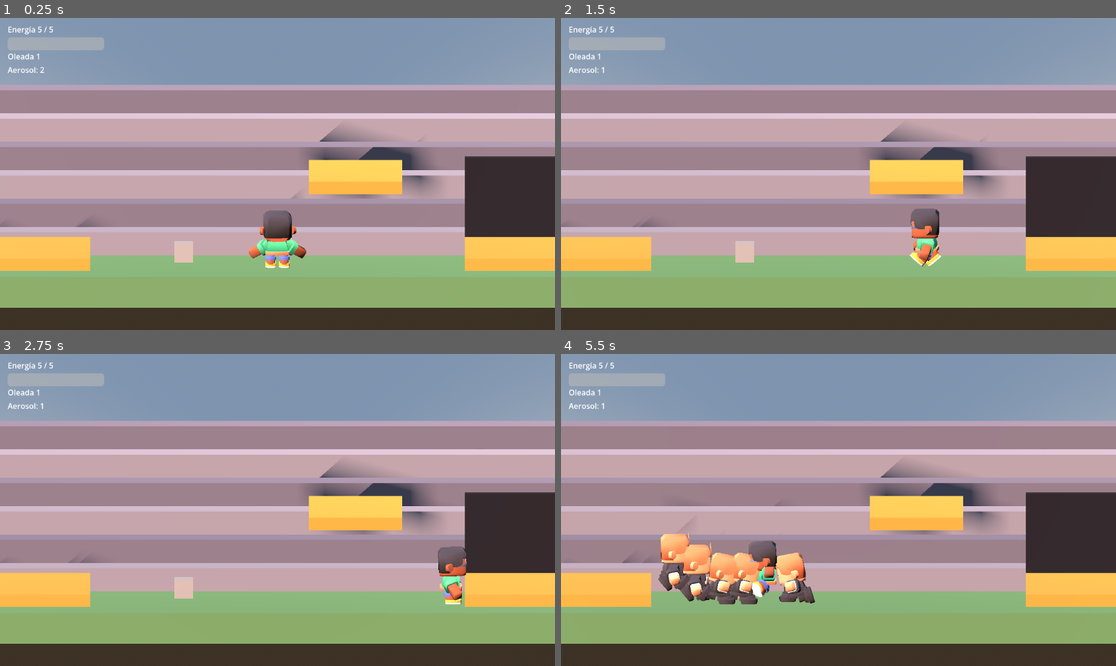
Above: before the commit, frames 1-4 (two rows, left to right).
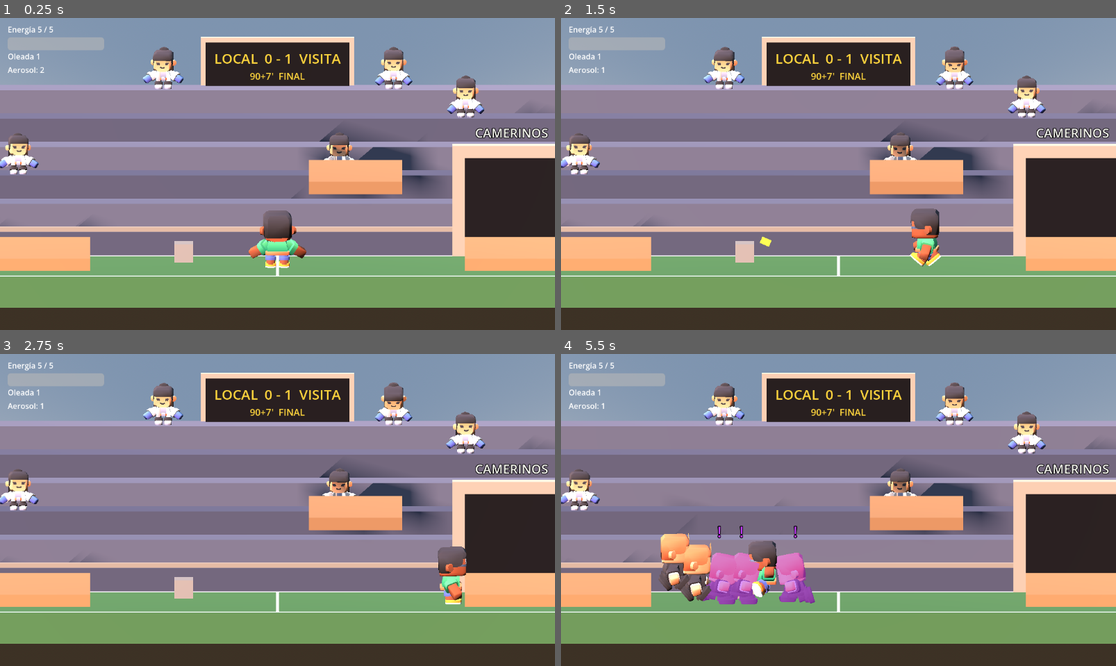
Above: after the commit, the same moments.

Repository: allan-gomez-creator/Barrasbalas
Game: Godot game, scene res://main.tscn
Same seed, same stepped clock (60 frames per second), same inputs: the game is played once before the commit and once after it.
Inputs (mouse positions are in pixels of both pictures, inside the frame that each line leads up to):
- Up to frame 1 (0.25 s): no input
- Up to frame 2 (1.5 s): tap Enter at 0.5 s; move the mouse to (960, 158) at 0.52 s; hold D (move_right) 0.53-1.28 s; right-click (960, 158) at 0.6 s; tap Space (saltar) at 0.77 s; move the mouse to (727, 189) at 1.27 s; hold A (move_left) from 1.28 s (still down); click (727, 189) at 1.35 s
- Up to frame 3 (2.75 s): tap Space (saltar) at 1.52 s; move the mouse to (333, 441) at 2.02 s; release A (move_left) at 2.03 s; hold D (move_right) from 2.03 s (still down); tap Shift (esquivar) at 2.1 s
- Up to frame 4 (5.5 s): move the mouse to (810, 572) at 2.77 s; release D (move_right) at 2.78 s; hold W (move_up) 2.78-3.53 s; tap R (hacer_ruido) at 2.85 s; tap Space (saltar) at 3.02, 3.77, 4.52 s; move the mouse to (1005, 556) at 3.52 s; hold A (move_left) from 3.53 s (still down); tap E (interactuar) at 3.6 s; move the mouse to (672, 463) at 4.27 s; tap Q (rodar) at 4.35 s; move the mouse to (866, 510) at 5.02 s; tap T at 5.1 s

The runs differ from the first frame. In frame 1, 37% of the frame differs, in the area x 0-100%, y 6-93%; in frame 2, 36%; in frame 3, 38%; in frame 4, 37%.

Commit message:
Avance 3 - escenario decente

Diff:
--- a/apuntar.gd
+++ b/apuntar.gd
@@ -9,6 +9,7 @@
 
 var origen = Vector3.ZERO	# de dónde sale el rayo
 var espera = 0.0
+var hacia = Vector3.ZERO	# hasta dónde llega el rayo si no le da a nada
 
 
 func _physics_process(delta):
@@ -16,6 +17,7 @@
 	if Input.is_action_pressed(tecla) and espera <= 0.001:
 		espera = cadencia
 		var golpe = lanzar_rayo()
+		mostrar_tarjeta(origen, hacia if golpe.is_empty() else golpe.position)
 		if golpe.is_empty():
 			print("no le dio a nada en ", alcance, " m")
 			return
@@ -26,7 +28,6 @@
 
 
 func lanzar_rayo():
-	var hacia
 	if desde == 0:	# desde el pecho, hacia donde mira el personaje
 		origen = pj.global_position + Vector3(0, 0.8, 0)
 		hacia = origen - pj.global_basis.z * alcance
@@ -40,3 +41,25 @@
 	var consulta = PhysicsRayQueryParameters3D.create(origen, hacia)
 	consulta.exclude = [pj.get_rid()]
 	return pj.get_world_3d().direct_space_state.intersect_ray(consulta)
+
+
+# La tarjeta que se ve: un rectángulo amarillo que vuela del pecho del árbitro
+# hasta donde pegó el rayo. Es solo para que se vea: el golpe ya lo hizo el rayo.
+func mostrar_tarjeta(desde_p, hasta_p):
+	var tarjeta = MeshInstance3D.new()
+	var malla = BoxMesh.new()
+	malla.size = Vector3(0.22, 0.32, 0.03)
+	var mat = StandardMaterial3D.new()
+	mat.albedo_color = Color(1, 0.85, 0.2)
+	mat.emission_enabled = true
+	mat.emission = Color(1, 0.8, 0.1)
+	mat.emission_energy_multiplier = 1.5
+	malla.material = mat
+	tarjeta.mesh = malla
+	get_tree().current_scene.add_child(tarjeta)
+	tarjeta.global_position = desde_p
+	var tiempo = maxf(desde_p.distance_to(hasta_p) / 40.0, 0.05)	# vuela a 40 m/s
+	var tween = tarjeta.create_tween()
+	tween.tween_property(tarjeta, "global_position", hasta_p, tiempo)
+	tween.parallel().tween_property(tarjeta, "rotation:z", TAU * 2, tiempo)
+	tween.tween_callback(tarjeta.queue_free)
--- a/escenario.tscn
+++ b/escenario.tscn
@@ -1,7 +1,47 @@
-[gd_scene format=3]
+[gd_scene format=3 uid="uid://wp5cv5ui1c7f"]
+
+[ext_resource type="Script" path="res://publico.gd" id="1_pub"]
+[ext_resource type="PackedScene" path="res://personaje/character-female-e.glb" id="3_fe"]
 
 [sub_resource type="StandardMaterial3D" id="MatCancha"]
-albedo_color = Color(0.36, 0.52, 0.36, 1)
+albedo_color = Color(0.3, 0.48, 0.32, 1)
+
+
+[sub_resource type="StandardMaterial3D" id="MatLinea"]
+albedo_color = Color(0.92, 0.92, 0.9, 1)
+
+
+[sub_resource type="StandardMaterial3D" id="MatTribuna"]
+albedo_color = Color(0.66, 0.52, 0.38, 1)
+
+
+[sub_resource type="StandardMaterial3D" id="MatValla"]
+albedo_color = Color(0.6, 0.47, 0.35, 1)
+
+
+[sub_resource type="StandardMaterial3D" id="MatGradaA"]
+albedo_color = Color(0.3, 0.33, 0.42, 1)
+
+
+[sub_resource type="StandardMaterial3D" id="MatGradaB"]
+albedo_color = Color(0.37, 0.4, 0.49, 1)
+
+
+[sub_resource type="StandardMaterial3D" id="MatMuro"]
+albedo_color = Color(0.58, 0.56, 0.53, 1)
+
+
+[sub_resource type="StandardMaterial3D" id="MatTunel"]
+albedo_color = Color(0.08, 0.08, 0.1, 1)
+
+
+[sub_resource type="StandardMaterial3D" id="MatMarco"]
+albedo_color = Color(0.64, 0.62, 0.58, 1)
+
+
+[sub_resource type="StandardMaterial3D" id="MatMarcador"]
+albedo_color = Color(0.07, 0.07, 0.09, 1)
+
 
 [sub_resource type="BoxMesh" id="PisoMalla"]
 material = SubResource("MatCancha")
@@ -10,63 +50,79 @@
 [sub_resource type="BoxShape3D" id="PisoForma"]
 size = Vector3(30, 1, 4)
 
-[sub_resource type="StandardMaterial3D" id="PlatMat"]
-albedo_color = Color(0.85, 0.55, 0.25, 1)
-
-[sub_resource type="BoxMesh" id="PlatMalla"]
-material = SubResource("PlatMat")
-size = Vector3(3, 0.4, 4)
-
-[sub_resource type="BoxShape3D" id="PlatForma"]
-size = Vector3(3, 0.4, 4)
+[sub_resource type="BoxMesh" id="LineaLargaMalla"]
+material = SubResource("MatLinea")
+size = Vector3(30, 0.02, 0.08)
+
+[sub_resource type="BoxMesh" id="LineaCentroMalla"]
+material = SubResource("MatLinea")
+size = Vector3(0.08, 0.02, 3.84)
 
 [sub_resource type="BoxMesh" id="TribunaMalla"]
-material = SubResource("PlatMat")
+material = SubResource("MatTribuna")
 size = Vector3(9, 0.4, 4)
 
 [sub_resource type="BoxShape3D" id="TribunaForma"]
 size = Vector3(9, 0.4, 4)
 
+[sub_resource type="BoxMesh" id="VallaMalla"]
+material = SubResource("MatValla")
+size = Vector3(3, 0.4, 4)
+
+[sub_resource type="BoxShape3D" id="VallaForma"]
+size = Vector3(3, 0.4, 4)
+
 [sub_resource type="BoxShape3D" id="BordeForma"]
 size = Vector3(1, 12, 4)
 
-[sub_resource type="StandardMaterial3D" id="MatGrada"]
-albedo_color = Color(0.5, 0.5, 0.55, 1)
-
-[sub_resource type="StandardMaterial3D" id="MatGrada2"]
-albedo_color = Color(0.4, 0.4, 0.46, 1)
+[sub_resource type="BoxMesh" id="MuroMalla"]
+material = SubResource("MatMuro")
+size = Vector3(30, 0.9, 0.15)
 
 [sub_resource type="BoxMesh" id="Fila1Malla"]
-material = SubResource("MatGrada")
+material = SubResource("MatGradaA")
 size = Vector3(30, 0.75, 1)
 
 [sub_resource type="BoxMesh" id="Fila2Malla"]
-material = SubResource("MatGrada2")
+material = SubResource("MatGradaB")
 size = Vector3(30, 1.5, 1)
 
 [sub_resource type="BoxMesh" id="Fila3Malla"]
-material = SubResource("MatGrada")
+material = SubResource("MatGradaA")
 size = Vector3(30, 2.25, 1)
 
 [sub_resource type="BoxMesh" id="Fila4Malla"]
-material = SubResource("MatGrada2")
+material = SubResource("MatGradaB")
 size = Vector3(30, 3.0, 1)
 
 [sub_resource type="BoxMesh" id="Fila5Malla"]
-material = SubResource("MatGrada")
+material = SubResource("MatGradaA")
 size = Vector3(30, 3.75, 1)
 
 [sub_resource type="BoxMesh" id="Fila6Malla"]
-material = SubResource("MatGrada2")
+material = SubResource("MatGradaB")
 size = Vector3(30, 4.5, 1)
-
-[sub_resource type="StandardMaterial3D" id="MatTunel"]
-albedo_color = Color(0.12, 0.12, 0.15, 1)
 
 [sub_resource type="BoxMesh" id="TunelMalla"]
 material = SubResource("MatTunel")
 size = Vector3(3, 3.2, 0.2)
 
+[sub_resource type="BoxMesh" id="PilarMalla"]
+material = SubResource("MatMarco")
+size = Vector3(0.4, 3.6, 0.4)
+
+[sub_resource type="BoxMesh" id="DintelMalla"]
+material = SubResource("MatMarco")
+size = Vector3(3.8, 0.4, 0.4)
+
+[sub_resource type="BoxMesh" id="MarcadorMalla"]
+material = SubResource("MatMarcador")
+size = Vector3(4.6, 1.4, 0.2)
+
+[sub_resource type="BoxMesh" id="MarcoMarcadorMalla"]
+material = SubResource("MatMarco")
+size = Vector3(4.9, 1.7, 0.15)
+
 [node name="Escenario" type="Node3D"]
 
 [node name="Suelo" type="StaticBody3D" parent="."]
@@ -78,6 +134,20 @@
 [node name="CollisionShape3D" type="CollisionShape3D" parent="Suelo"]
 shape = SubResource("PisoForma")
 
+[node name="Lineas" type="Node3D" parent="."]
+
+[node name="LineaFrente" type="MeshInstance3D" parent="Lineas"]
+transform = Transform3D(1, 0, 0, 0, 1, 0, 0, 0, 1, 0, 0.011, 1.85)
+mesh = SubResource("LineaLargaMalla")
+
+[node name="LineaFondo" type="MeshInstance3D" parent="Lineas"]
+transform = Transform3D(1, 0, 0, 0, 1, 0, 0, 0, 1, 0, 0.011, -1.85)
+mesh = SubResource("LineaLargaMalla")
+
+[node name="LineaCentro" type="MeshInstance3D" parent="Lineas"]
+transform = Transform3D(1, 0, 0, 0, 1, 0, 0, 0, 1, 0, 0.011, 0)
+mesh = SubResource("LineaCentroMalla")
+
 [node name="Plataformas" type="Node3D" parent="."]
 
 [node name="Plataforma1" type="StaticBody3D" parent="Plataformas"]
@@ -122,6 +192,10 @@
 shape = SubResource("BordeForma")
 
 [node name="Gradas" type="Node3D" parent="."]
+
+[node name="Muro" type="MeshInstance3D" parent="Gradas"]
+transform = Transform3D(1, 0, 0, 0, 1, 0, 0, 0, 1, 0, 0.45, -2.15)
+mesh = SubResource("MuroMalla")
 
 [node name="Fila1" type="MeshInstance3D" parent="Gradas"]
 transform = Transform3D(1, 0, 0, 0, 1, 0, 0, 0, 1, 0, 0.375, -2.5)
@@ -147,10 +221,98 @@
 transform = Transform3D(1, 0, 0, 0, 1, 0, 0, 0, 1, 0, 2.25, -7.5)
 mesh = SubResource("Fila6Malla")
 
-[node name="BocaTunel" type="MeshInstance3D" parent="."]
+[node name="Tunel" type="Node3D" parent="."]
+
+[node name="BocaTunel" type="MeshInstance3D" parent="Tunel"]
 transform = Transform3D(1, 0, 0, 0, 1, 0, 0, 0, 1, 7.5, 1.6, -2.05)
 mesh = SubResource("TunelMalla")
 
+[node name="PilarIzq" type="MeshInstance3D" parent="Tunel"]
+transform = Transform3D(1, 0, 0, 0, 1, 0, 0, 0, 1, 5.8, 1.8, -2.0)
+mesh = SubResource("PilarMalla")
+
+[node name="PilarDer" type="MeshInstance3D" parent="Tunel"]
+transform = Transform3D(1, 0, 0, 0, 1, 0, 0, 0, 1, 9.2, 1.8, -2.0)
+mesh = SubResource("PilarMalla")
+
+[node name="Dintel" type="MeshInstance3D" parent="Tunel"]
+transform = Transform3D(1, 0, 0, 0, 1, 0, 0, 0, 1, 7.5, 3.4, -2.0)
+mesh = SubResource("DintelMalla")
+
+[node name="Letrero" type="Label3D" parent="Tunel"]
+transform = Transform3D(1, 0, 0, 0, 1, 0, 0, 0, 1, 7.5, 4.0, -1.95)
+pixel_size = 0.01
+text = "CAMERINOS"
+font_size = 40
+outline_size = 8
+modulate = Color(0.95, 0.95, 0.9, 1)
+
+[node name="Marcador" type="Node3D" parent="."]
+transform = Transform3D(1, 0, 0, 0, 1, 0, 0, 0, 1, 0, 5.2, -7.9)
+
+[node name="Marco" type="MeshInstance3D" parent="Marcador"]
+transform = Transform3D(1, 0, 0, 0, 1, 0, 0, 0, 1, 0, 0, -0.05)
+mesh = SubResource("MarcoMarcadorMalla")
+
+[node name="Pantalla" type="MeshInstance3D" parent="Marcador"]
+transform = Transform3D(1, 0, 0, 0, 1, 0, 0, 0, 1, 0, 0, 0)
+mesh = SubResource("MarcadorMalla")
+
+[node name="Resultado" type="Label3D" parent="Marcador"]
+transform = Transform3D(1, 0, 0, 0, 1, 0, 0, 0, 1, 0, 0.2, 0.12)
+pixel_size = 0.01
+text = "LOCAL  0 - 1  VISITA"
+font_size = 44
+outline_size = 0
+modulate = Color(1, 0.72, 0.2, 1)
+
+[node name="Minuto" type="Label3D" parent="Marcador"]
+transform = Transform3D(1, 0, 0, 0, 1, 0, 0, 0, 1, 0, -0.38, 0.12)
+pixel_size = 0.01
+text = "90+7'  FINAL"
+font_size = 30
+outline_size = 0
+modulate = Color(1, 0.72, 0.2, 1)
+
+[node name="Publico" type="Node3D" parent="."]
+script = ExtResource("1_pub")
+
+[node name="Hincha1" parent="Publico" instance=ExtResource("3_fe")]
+transform = Transform3D(1.8, 0, 0, 0, 1.8, 0, 0, 0, 1.8, -8.30, 2.250, -4.35)
+
+[node name="Hincha2" parent="Publico" instance=ExtResource("3_fe")]
+transform = Transform3D(1.8, 0, 0, 0, 1.8, 0, 0, 0, 1.8, 12.33, 2.250, -4.35)
+
+[node name="Hincha3" parent="Publico" instance=ExtResource("3_fe")]
+transform = Transform3D(1.8, 0, 0, 0, 1.8, 0, 0, 0, 1.8, 1.98, 2.250, -4.35)
+
+[node name="Hincha4" parent="Publico" instance=ExtResource("3_fe")]
+transform = Transform3D(1.8, 0, 0, 0, 1.8, 0, 0, 0, 1.8, 12.33, 3.000, -5.35)
+
+[node name="Hincha5" parent="Publico" instance=ExtResource("3_fe")]
+transform = Transform3D(1.8, 0, 0, 0, 1.8, 0, 0, 0, 1.8, -12.02, 3.000, -5.35)
+
+[node name="Hincha6" parent="Publico" instance=ExtResource("3_fe")]
+transform = Transform3D(1.8, 0, 0, 0, 1.8, 0, 0, 0, 1.8, -13.96, 3.000, -5.35)
+
+[node name="Hincha7" parent="Publico" instance=ExtResource("3_fe")]
+transform = Transform3D(1.8, 0, 0, 0, 1.8, 0, 0, 0, 1.8, 6.03, 3.750, -6.35)
+
+[node name="Hincha8" parent="Publico" instance=ExtResource("3_fe")]
+transform = Transform3D(1.8, 0, 0, 0, 1.8, 0, 0, 0, 1.8, 10.04, 3.750, -6.35)
+
+[node name="Hincha9" parent="Publico" instance=ExtResource("3_fe")]
+transform = Transform3D(1.8, 0, 0, 0, 1.8, 0, 0, 0, 1.8, 13.92, 3.750, -6.35)
+
+[node name="Hincha10" parent="Publico" instance=ExtResource("3_fe")]
+transform = Transform3D(1.8, 0, 0, 0, 1.8, 0, 0, 0, 1.8, 3.72, 4.500, -7.35)
+
+[node name="Hincha11" parent="Publico" instance=ExtResource("3_fe")]
+transform = Transform3D(1.8, 0, 0, 0, 1.8, 0, 0, 0, 1.8, -3.66, 4.500, -7.35)
+
+[node name="Hincha12" parent="Publico" instance=ExtResource("3_fe")]
+transform = Transform3D(1.8, 0, 0, 0, 1.8, 0, 0, 0, 1.8, 9.91, 4.500, -7.35)
+
 [node name="Apariciones" type="Node3D" parent="."]
 
 [node name="AparicionIzq" type="Marker3D" parent="Apariciones" groups=["apariciones"]]
--- a/main.tscn
+++ b/main.tscn
@@ -38,6 +38,7 @@
 shadow_enabled = true
 shadow_bias = 3.0
 shadow_normal_bias = 6.0
+directional_shadow_max_distance = 40.0
 
 [node name="SistemaSol" type="Node" parent="." unique_id=1324930255 node_paths=PackedStringArray("sol", "entorno")]
 script = ExtResource("10_sol")
--- /dev/null
+++ b/publico.gd
@@ -0,0 +1,16 @@
+extends Node3D
+# El público de las gradas: solo decorado. Cada hincha repite una animación
+# que no es de ataque, empezando en un momento distinto para que no se muevan igual.
+
+@export var animaciones: Array[String] = ["idle", "emote-yes", "idle", "sit"]
+
+
+func _ready():
+	var i = 0
+	for anim in find_children("AnimationPlayer", "AnimationPlayer", true, false):
+		var nombre = animaciones[i % animaciones.size()]
+		if anim.has_animation(nombre):
+			anim.get_animation(nombre).loop_mode = Animation.LOOP_LINEAR
+			anim.play(nombre)
+			anim.seek(randf() * anim.current_animation_length)
+		i += 1
--- a/tacleador.gd
+++ b/tacleador.gd
@@ -26,9 +26,17 @@
 var reloj = 0.0
 var lado = 1.0   # hacia dónde se lanza: 1 = derecha, -1 = izquierda
 
+# Violeta = peligro (la paleta del juego): el tacleador se pinta de violeta
+# y muestra un "!" mientras avisa y mientras se lanza.
+const VIOLETA = Color(0.62, 0.2, 0.95)
+var mallas = []
+var tinte: StandardMaterial3D
+var alerta: Label3D
+
 
 func _ready():
 	add_to_group("barristas")
+	preparar_aviso()
 	# Si nadie le dijo a quién perseguir (lo creó una oleada), busca al árbitro.
 	if objetivo == null:
 		objetivo = get_tree().get_first_node_in_group("arbitro")
@@ -93,6 +101,7 @@
 
 func cambiar_a(nuevo):
 	estado = nuevo
+	marcar_peligro(estado == Estado.AVISO or estado == Estado.LANZAR)
 	match estado:
 		Estado.AVISO:
 			reloj = tiempo_aviso
@@ -102,6 +111,31 @@
 			# Se lanza hacia donde está el árbitro EN ESTE MOMENTO.
 			lado = 1.0 if objetivo.global_position.x >= global_position.x else -1.0
 			basis = Basis.looking_at(Vector3(lado, 0, 0))
+
+
+func preparar_aviso():
+	tinte = StandardMaterial3D.new()
+	tinte.albedo_color = Color(VIOLETA, 0.55)
+	tinte.transparency = BaseMaterial3D.TRANSPARENCY_ALPHA
+	tinte.shading_mode = BaseMaterial3D.SHADING_MODE_UNSHADED
+	mallas = $Modelo.find_children("*", "MeshInstance3D", true, false)
+	alerta = Label3D.new()
+	alerta.text = "!"
+	alerta.font_size = 96
+	alerta.outline_size = 16
+	alerta.modulate = VIOLETA
+	alerta.billboard = BaseMaterial3D.BILLBOARD_ENABLED
+	alerta.no_depth_test = true
+	alerta.position = Vector3(0, 2.3, 0)
+	add_child(alerta)
+	marcar_peligro(false)
+
+
+func marcar_peligro(si):
+	for m in mallas:
+		m.material_overlay = tinte if si else null
+	if alerta:
+		alerta.visible = si
 
 
 # El árbitro no recibe daño si está esquivando o parpadeando:
Not shown: 1 places in escenario.tscn that only renumber resources
Not shown, added: publico.gd.uid
